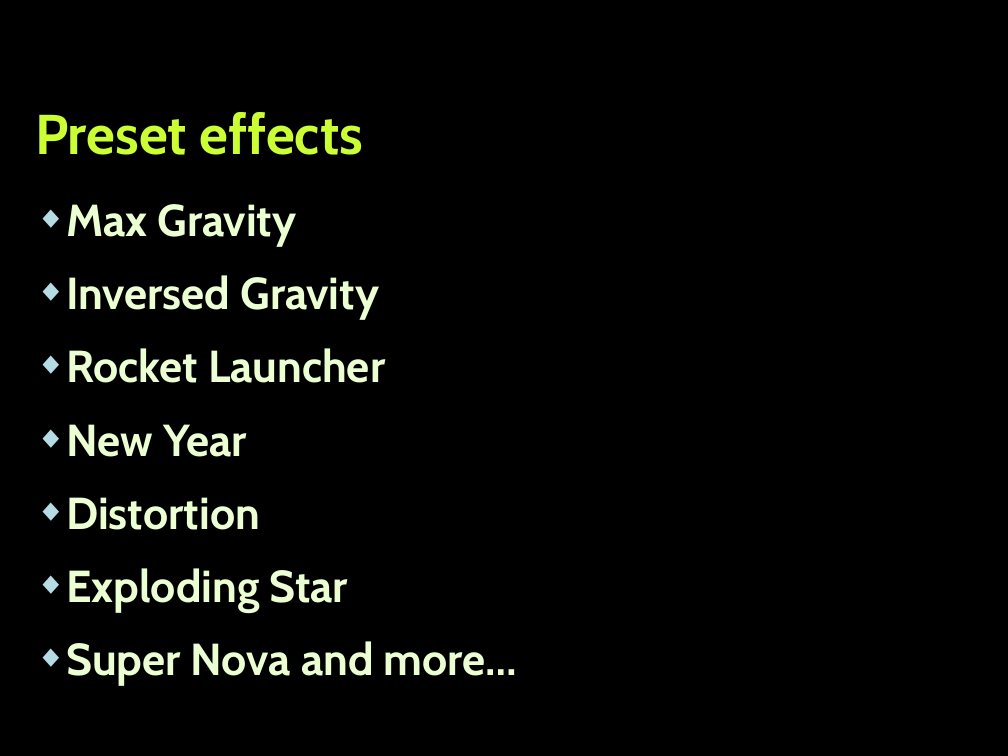
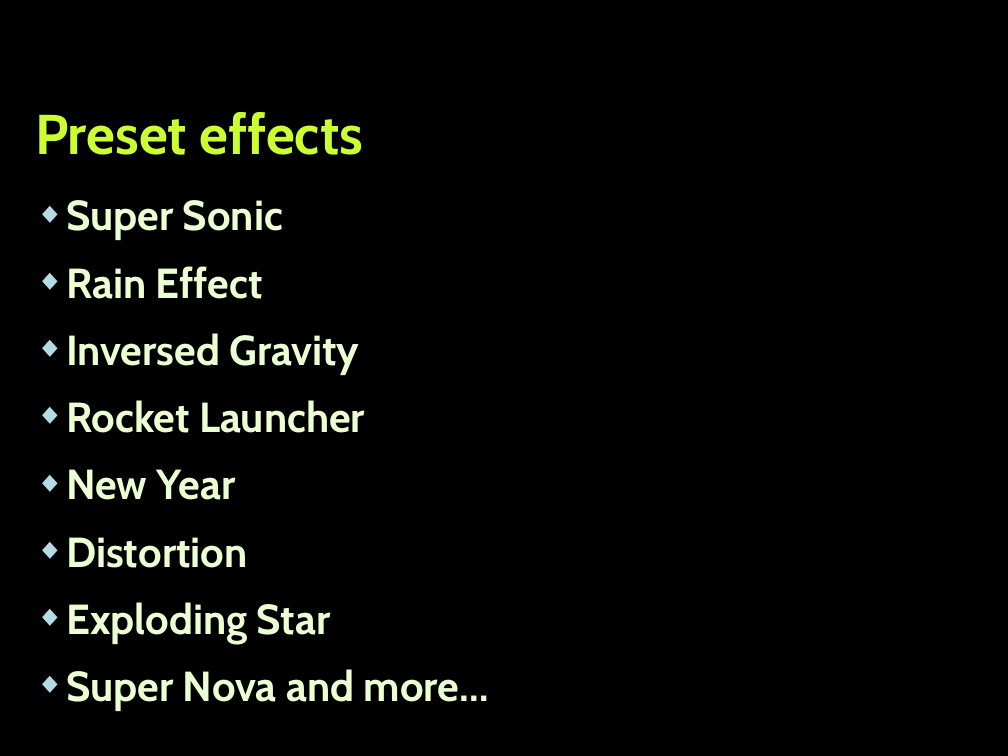
Before and after one commit to JS2014TeamDaegon/FireworksJS, a slide deck: slide 4 of Presentation.pptx. Drawn at 1008x756 pixels with LibreOffice and Linux fonts; fonts in the diff are those of the drawing; background and template pictures are left out. Boxes give left, top, right and bottom in pixels: in the first picture for what was removed or moved away, otherwise in the second. Text is boxed around its words. In the diff, an @@ line names an element or a change of style, - is before the commit and + after.

```diff
--- a/Presentation.pptx
+++ b/Presentation.pptx
@@ text at box(66, 200, 283, 299): text changed; size 32 to 30 pt @@
-◆ Max Gravity
+◆ Super Sonic
+◆ Rain Effect
@@ text at box(66, 333, 489, 711): size 32 to 30 pt in "Inversed Gravity", "Rocket Launcher", "New Year", "Distortion" and 2 more places; line spacing 1.05 to 1 @@
```
Also in this commit, not shown: 1 other slide changed.
